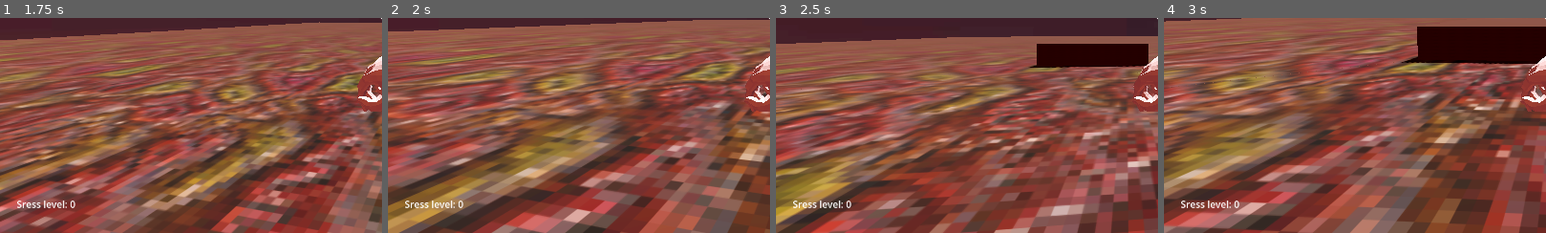
Above: before the commit, frames 1-4 (left to right).
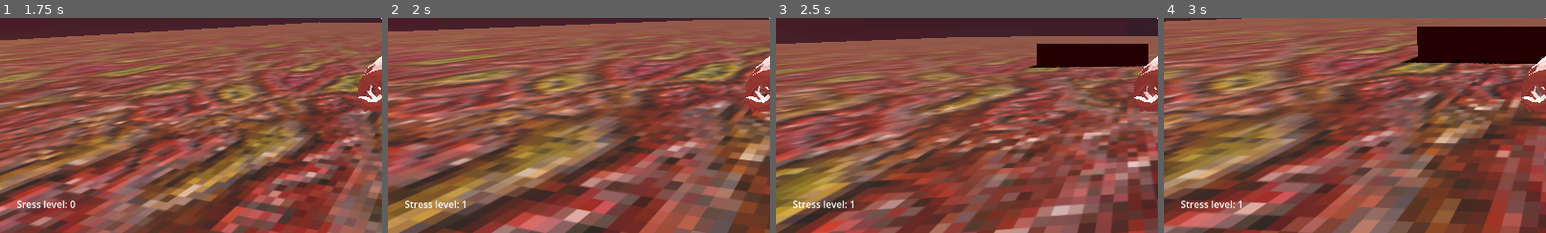
Above: after the commit, the same moments.

Repository: PushingTrooper/lucidnightmare
Game: Godot game, scene res://scenes/World.tscn
Two runs of this game, one before a commit and one after it. Both use one fixed random seed, a clock stepped at 60 frames per second and the inputs below.
Inputs (mouse positions are % of the whole screen's width and height, from its top left):
- Up to frame 1 (1.75 s): tap Enter (ui_accept) at 0.5 s; move the mouse to (55, 50) at 0.52 s; press the mouse at (55, 50) at 0.53 s; hold W (move_forward) from 0.53 s (still down); tap Space (move_jump) at 0.77, 1.52 s; move the mouse to (45, 50) at 1.27 s; release the mouse at (45, 50) at 1.28 s; tap Shift (move_sprint) at 1.35 s
- Up to frame 2 (2 s): keep holding W (move_forward)
- Up to frame 3 (2.5 s): keep holding W (move_forward); move the mouse to (52, 48) at 2.02 s; hold Right mouse button (state_change) from 2.03 s (still down)
- Up to frame 4 (3 s): keep holding W (move_forward); move the mouse to (49, 52) at 2.77 s; release Right mouse button (state_change) at 2.78 s; tap F at 2.85 s; click (49, 52) at 2.92 s
The pictures show only the part of the screen within x 0-50%, y 50-100%; the shares and areas given below are measured in that part.

Frame 1 is identical in both runs. In frame 2, 0.3% of the frame differs, in the area x 5-21%, y 84-89%; in frame 3, 0.3%; in frame 4, 0.3%.

Commit message:
enemy melee hit

Diff:
--- a/data/enemy/enemy_ground.gd
+++ b/data/enemy/enemy_ground.gd
@@ -35,7 +35,7 @@
 	return int(self.transform.origin.distance_to(player.transform.origin))
 
 func _on_area_3d_body_entered(body):
-	print(body.get_name())
+	#print(body.get_name())
 	if(name == "player"):
 		speed = 0
 		await wait(5)
@@ -46,8 +46,6 @@
 	await get_tree().create_timer(s, true, false, true).timeout
 
 func hit():
-	emit_signal("enemy_hit", damageTaken)
-	print("got hit")
 	hp-=1
 	if(hp < 1):
 		self.queue_free()
--- a/data/enemy/enemy_wall.gd
+++ b/data/enemy/enemy_wall.gd
@@ -39,8 +39,6 @@
 	return int(self.transform.origin.distance_to(player.transform.origin))
 
 func hit():
-	emit_signal("enemy_hit", damageTaken)
-	print("got hit")
 	hp-=1
 	if(hp < 1):
 		self.queue_free()
--- a/data/player/player.gd
+++ b/data/player/player.gd
@@ -149,3 +149,9 @@
 
 func _on_enemy_fly_body_entered(body):
 	hit()
+
+func _on_area_3d_body_entered(body):
+	print(body.get_name())
+	if("enemy_ground" in body.get_name()):
+		hit()
+	pass # Replace with function body.
--- a/data/player/player.tscn
+++ b/data/player/player.tscn
@@ -105,6 +105,8 @@
 "RESET": SubResource("Animation_e6g13"),
 "swing": SubResource("Animation_qjh2w")
 }
+
+[sub_resource type="CapsuleShape3D" id="CapsuleShape3D_nsb0a"]
 
 [node name="player" type="CharacterBody3D" groups=["player"]]
 script = ExtResource("1_u1w3t")
@@ -236,4 +238,12 @@
 "": SubResource("AnimationLibrary_6ss64")
 }
 
+[node name="Area3D" type="Area3D" parent="."]
+transform = Transform3D(1.05, 0, 0, 0, 1.05, 0, 0, 0, 1.05, 0, 0, 0)
+
+[node name="CollisionShape3D" type="CollisionShape3D" parent="Area3D"]
+shape = SubResource("CapsuleShape3D_nsb0a")
+
+[connection signal="body_entered" from="Area3D" to="." method="_on_area_3d_body_entered"]
+
 [editable path="head/camera/arms_animation"]
Not shown: 1 places in data/player/player.tscn that only renumber resources
Not shown: 1 places in scenes/World.tscn that only renumber resources
